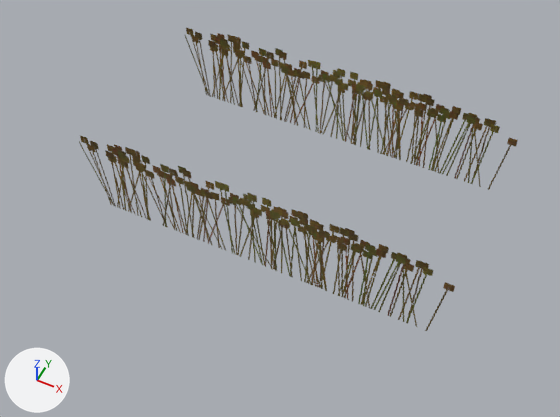
The glTF model game/data/meshes/props/Crop_Wheat_1_LOD2.gltf: old version first, new version second.
One viewpoint serves both versions: a camera (50 mm lens) standing at (2.41, -5.26, 6.29) and looking at (-0.02, -0.4, 0.21). Lighting does not change. The marker at lower left points along +X, +Y and +Z. The first picture is the older version.

Names of what the first picture shows: 'Crop_Wheat_1_LOD2'.
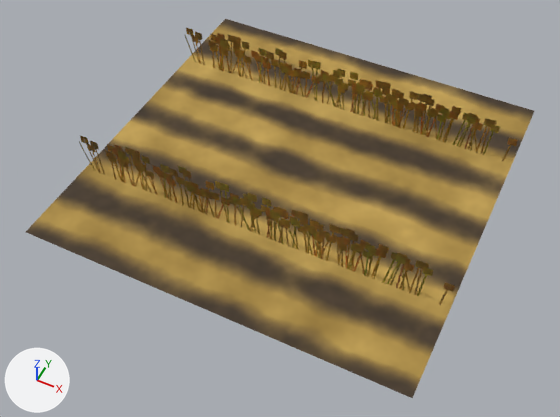
Location of each change, [x1, y1, x2, y2] in pixels of the pictures (560 x 417 px):
'Crop_Wheat_1_LOD2', reshaped (16% wider, 25% taller): before [79, 28, 518, 331]; after [26, 19, 534, 398]
part 1 of me_crop_wheat_1_lod2, added (brown): after [26, 19, 534, 398]

The change in detail:
Picture 'T_Decor_Crop_Top_Wheat_Normal.png' (img_t_decor_crop_top_wheat_normal_png) is new.
Picture 'T_Decor_Crop_Top_Wheat_ORM.png' (img_t_decor_crop_top_wheat_orm_png) is new.
Picture 'T_Decor_Crop_Top_Wheat_BaseColor.png' (img_t_decor_crop_top_wheat_basecolor_png) is new.
Material 'MI_Decor_Crop_Top_Wheat' (mat_mi_decor_crop_top_wheat) is new.
Uses the picture img_t_decor_crop_top_wheat_basecolor_png.
Uses the picture img_t_decor_crop_top_wheat_normal_png.
Uses the picture img_t_decor_crop_top_wheat_orm_png.
me_crop_wheat_1_lod2 is used by ob_crop_wheat_1_lod2; location (0.0, 0.0, 0.0).
Verts and faces of me_crop_wheat_1_lod2; kept vertices keep their numbers, new ones are numbered from 8.
me_crop_wheat_1_lod2 had 8 vertices, 4 faces and spanned x -2.0..2.0, y -1.01..1.05, z 0.0..1.06.
me_crop_wheat_1_lod2 now has 12 vertices, 6 faces and spans x -2.0..2.0, y -2.0..2.0, z 0.0..1.06.
Part 1, on me_crop_wheat_1_lod2:
New vertex 8 is at (-2.0, -2.0, 0.47), pixel (25, 232).
New vertex 9 is at (2.0, -2.0, 0.47), pixel (412, 398).
New vertex 10 is at (2.0, 2.0, 0.47), pixel (534, 110).
New vertex 11 is at (-2.0, 2.0, 0.47), pixel (225, 18).
New faces: (8, 9, 10), (8, 10, 11) (mat_mi_decor_crop_top_wheat).
me_crop_wheat_1_lod2 gains material mat_mi_decor_crop_top_wheat.
